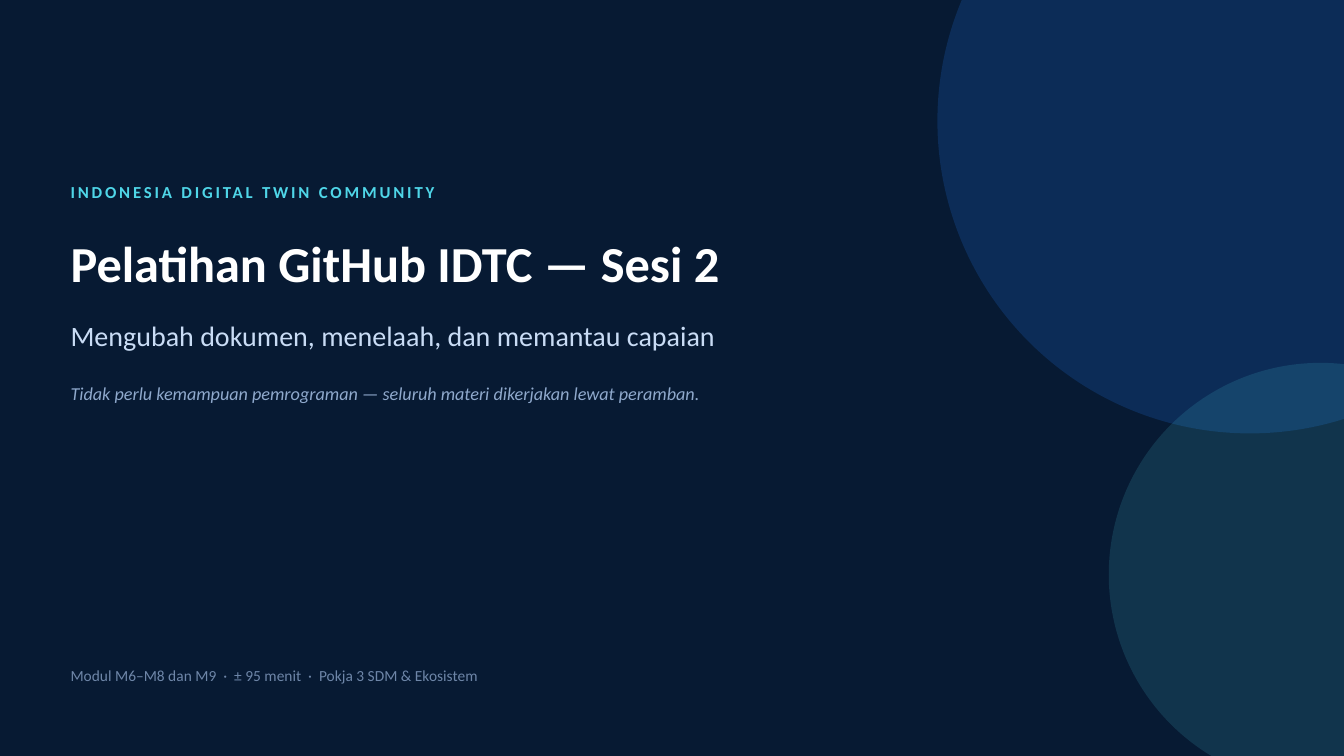
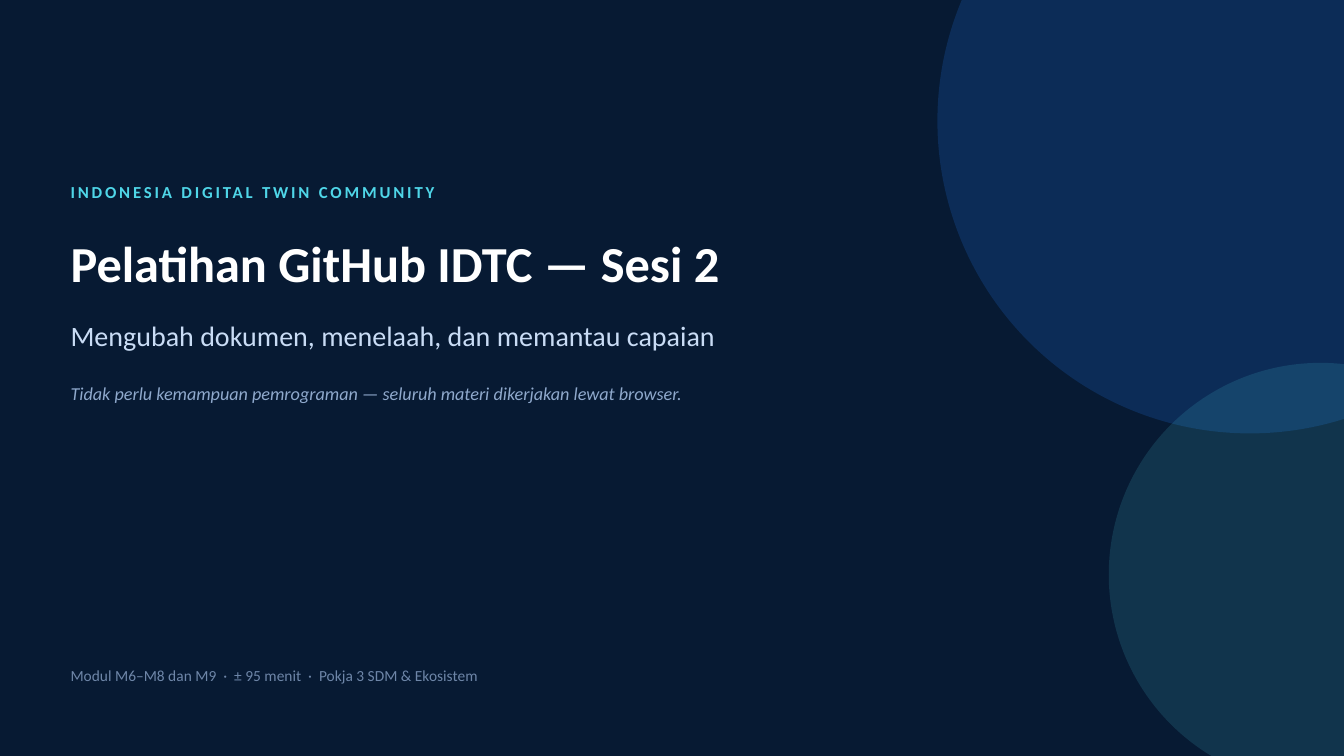
Before and after one commit to idtc-id/panduan-github, a slide deck: slide 1 of slide/Pelatihan-GitHub-IDTC-Sesi2.pptx. Drawn at 1344x756 pixels with LibreOffice and Linux fonts; fonts in the diff are those of the drawing. Boxes give left, top, right and bottom in pixels: in the first picture for what was removed or moved away, otherwise in the second. Text is boxed around its words. In the diff, an @@ line names an element or a change of style, - is before the commit and + after.

```diff
--- a/slide/Pelatihan-GitHub-IDTC-Sesi2.pptx
+++ b/slide/Pelatihan-GitHub-IDTC-Sesi2.pptx
@@ text at (71,387,682,403): text changed @@
-Tidak perlu kemampuan pemrograman — seluruh materi dikerjakan lewat peramban.
+Tidak perlu kemampuan pemrograman — seluruh materi dikerjakan lewat browser.
```
Also in this commit, not shown: 3 other slides changed, 6 other files.
